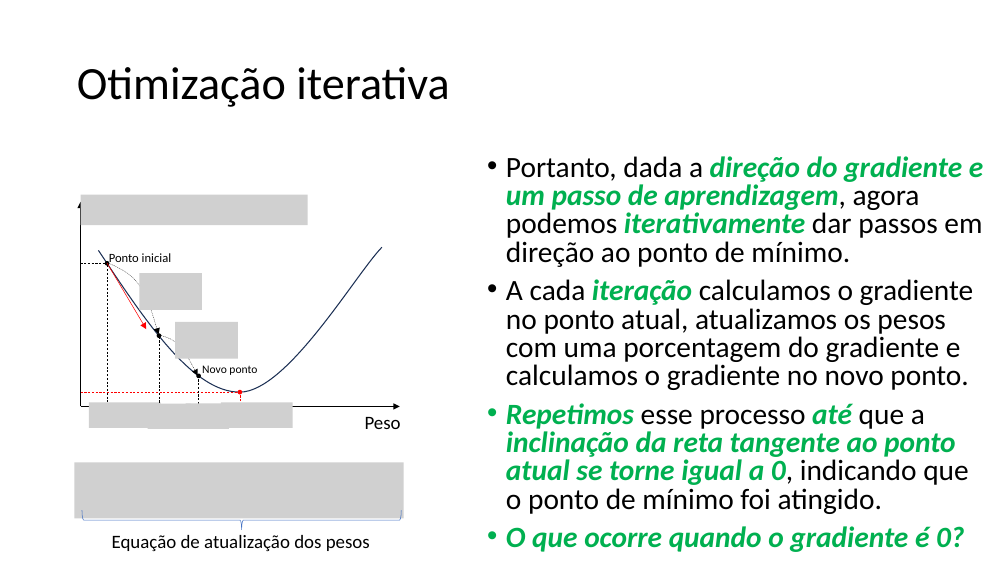
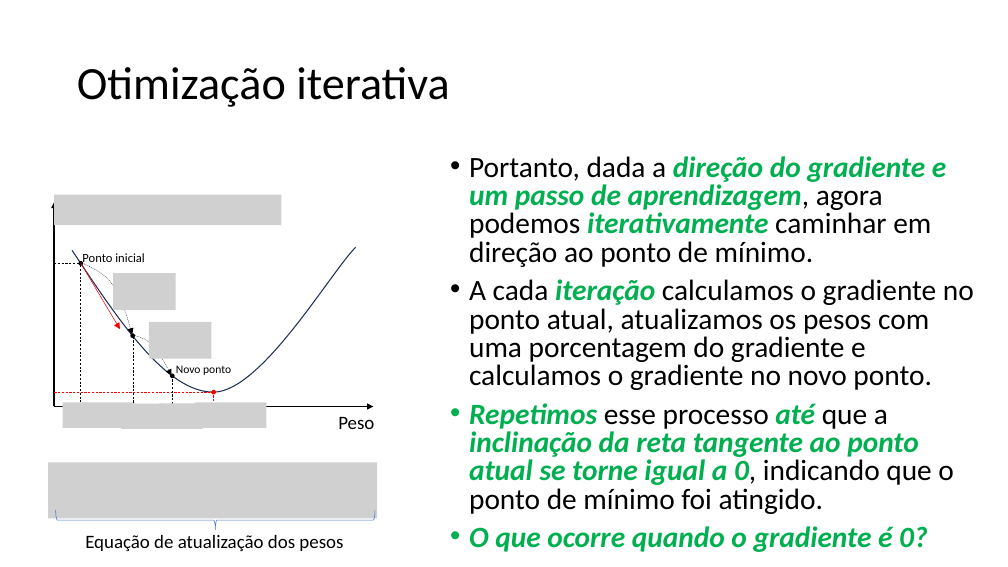
Before and after one commit to zz4fap/tp557-iot-ml, a slide deck: slide 17 of slides/TP557_6_Minimizando_o_erro.pptx (slide 15 before the commit). Drawn at 1008x567 pixels with LibreOffice and Linux fonts; fonts in the diff are those of the drawing; grey boxes stand for pictures. Boxes give left, top, right and bottom in pixels: in the first picture for what was removed or moved away, otherwise in the second. Text is boxed around its words. In the diff, an @@ line names an element or a change of style, - is before the commit and + after.

```diff
--- a/slides/TP557_6_Minimizando_o_erro.pptx
+++ b/slides/TP557_6_Minimizando_o_erro.pptx
@@ text "Portanto, dada a direção do ...": place and size @@
-text "Portanto, dada a direção do ..." at box(506, 156, 983, 552)
+text "Portanto, dada a direção do ..." at box(469, 156, 974, 552)
@@ text at box(469, 156, 946, 267): text changed @@
-• Portanto, dada a direção do gradiente e um passo de aprendizagem, agora podemos iterativamente dar passos em direção ao ponto de mínimo.
+• Portanto, dada a direção do gradiente e um passo de aprendizagem, agora podemos iterativamente caminhar em direção ao ponto de mínimo.
@@ 8 pictures, 6 lines, 4 texts, 4 ellipses, 3 freeform shapes, 3 arrows, 1 right brace: place and size @@
-8 pictures, 6 lines, 4 texts, 4 ellipses, 3 freeform shapes, 3 arrows, 1 right brace at box(74, 194, 403, 551)
+8 pictures, 6 lines, 4 texts, 4 ellipses, 3 freeform shapes, 3 arrows, 1 right brace at box(48, 194, 377, 551)
```
Also in this commit, not shown: 10 other slides changed, 3 slides added.
